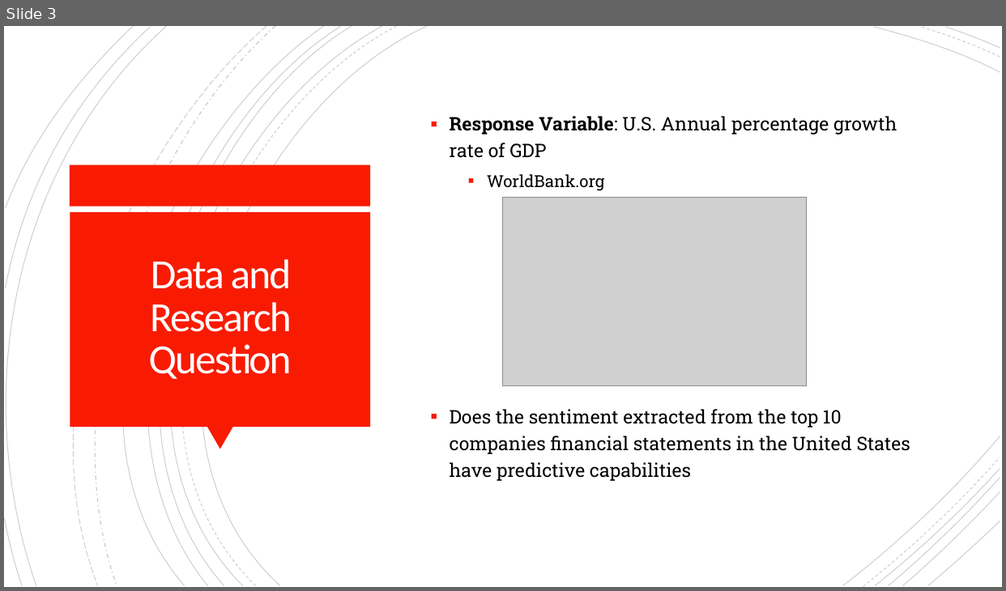
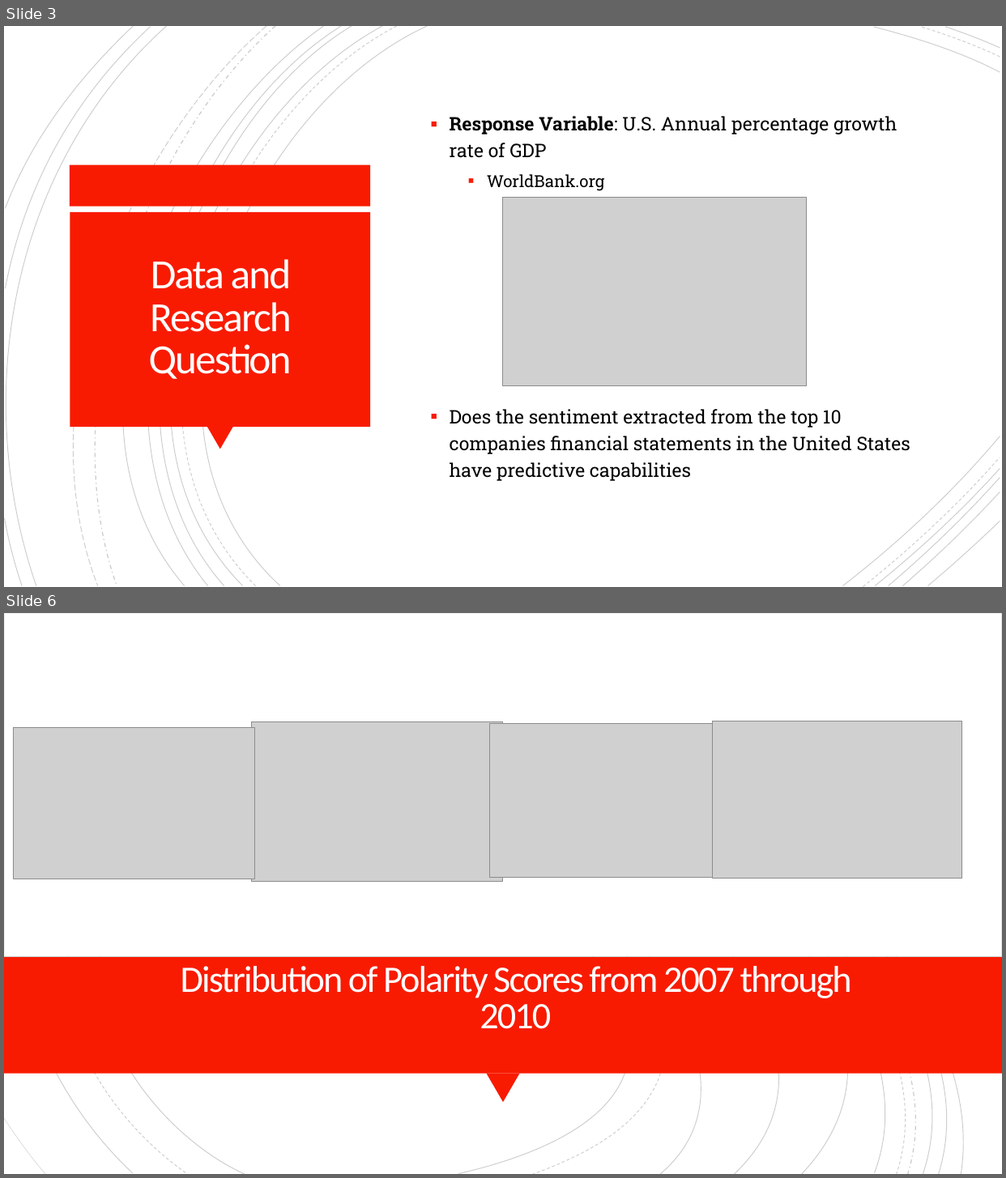
Before and after one commit to davepalazzo/Sentiment_Analysis_S-P_500, a slide deck: Economic_Forecasting.pptx. Shown one above the other, each under a label of ours: slide 3 before the commit, slides 3 and 6 after it; the slides between them are not shown. The pictures are 1006x591 and 1006x1178 pixels, drawn with LibreOffice and Linux fonts; fonts in the diff are those of the drawing; grey boxes stand for pictures. Boxes give left, top, right and bottom in pixels: in the first picture for what was removed or moved away, otherwise in the second. Text is boxed around its words. In the diff, an @@ line names an element or a change of style, - is before the commit and + after.

Commit message:
Updates to slides

```diff
--- a/Economic_Forecasting.pptx
+++ b/Economic_Forecasting.pptx
@@ slide 6 added at (4, 613, 1002, 1174), background #FFFFFF; not listed: 18 template elements that a slide beside it also shows @@
@@ rectangle added at (4, 613, 1002, 1174), fill #FFFFFF @@
@@ rectangle added at (4, 613, 1002, 957), fill #FFFFFF, outline #000000 0.75 pt @@
@@ group added at (4, 613, 1002, 1174): 19 freeform shapes @@
@@ group added at (4, 613, 1002, 1174): 19 freeform shapes @@
@@ picture added at (13, 727, 255, 879) @@
@@ picture added at (251, 722, 503, 881) @@
@@ picture added at (490, 724, 735, 877) @@
@@ picture added at (713, 721, 962, 878) @@
@@ rectangle added at (4, 957, 1002, 1073), fill #F81B02 @@
@@ title added at (181, 966, 852, 1029), 36 pt, text #FFFEFF @@
+Distribution of Polarity Scores from 2007 through 2010
@@ triangle added at (486, 1073, 520, 1102), fill #F81B02 @@
```
Also in this commit, not shown: 1 slide changed, 4 other slides added, 1 other file.
